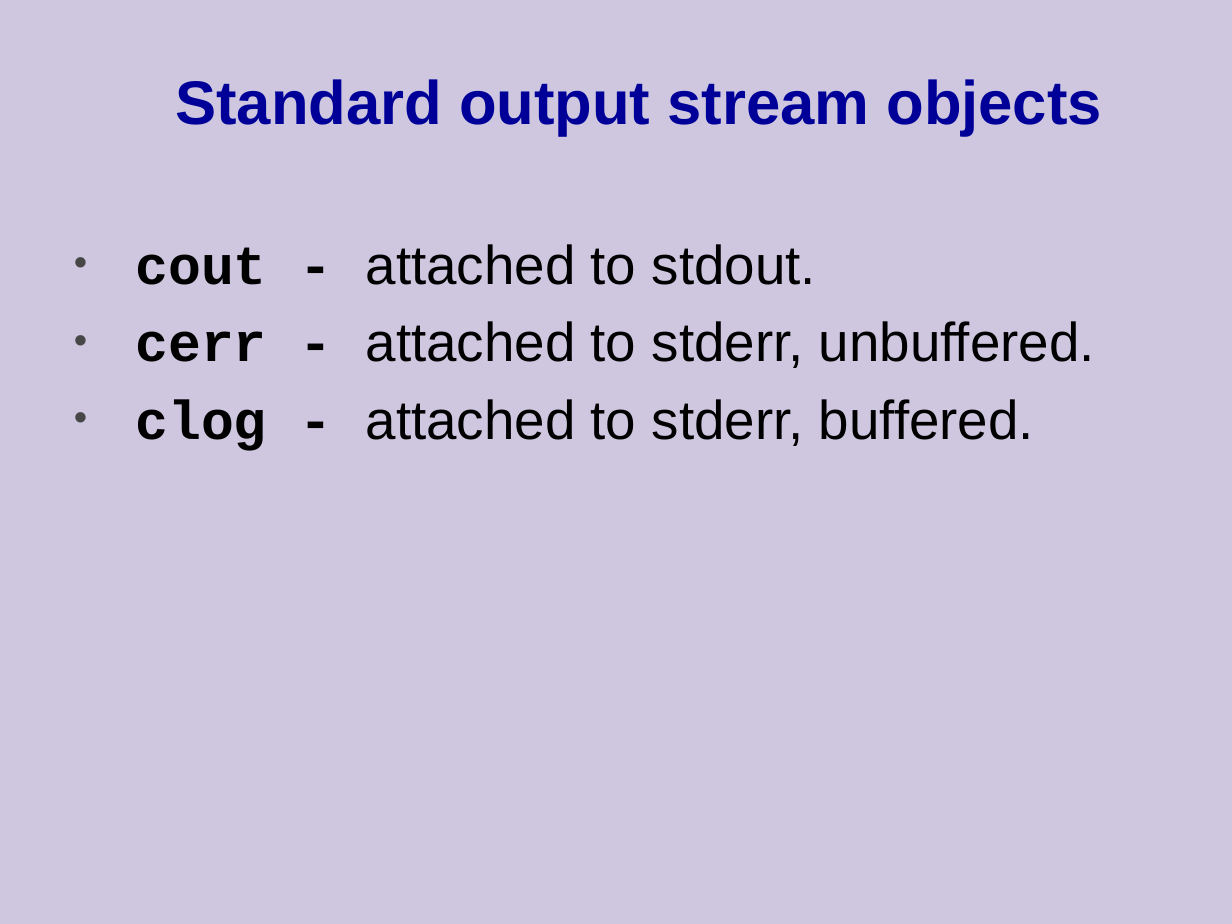
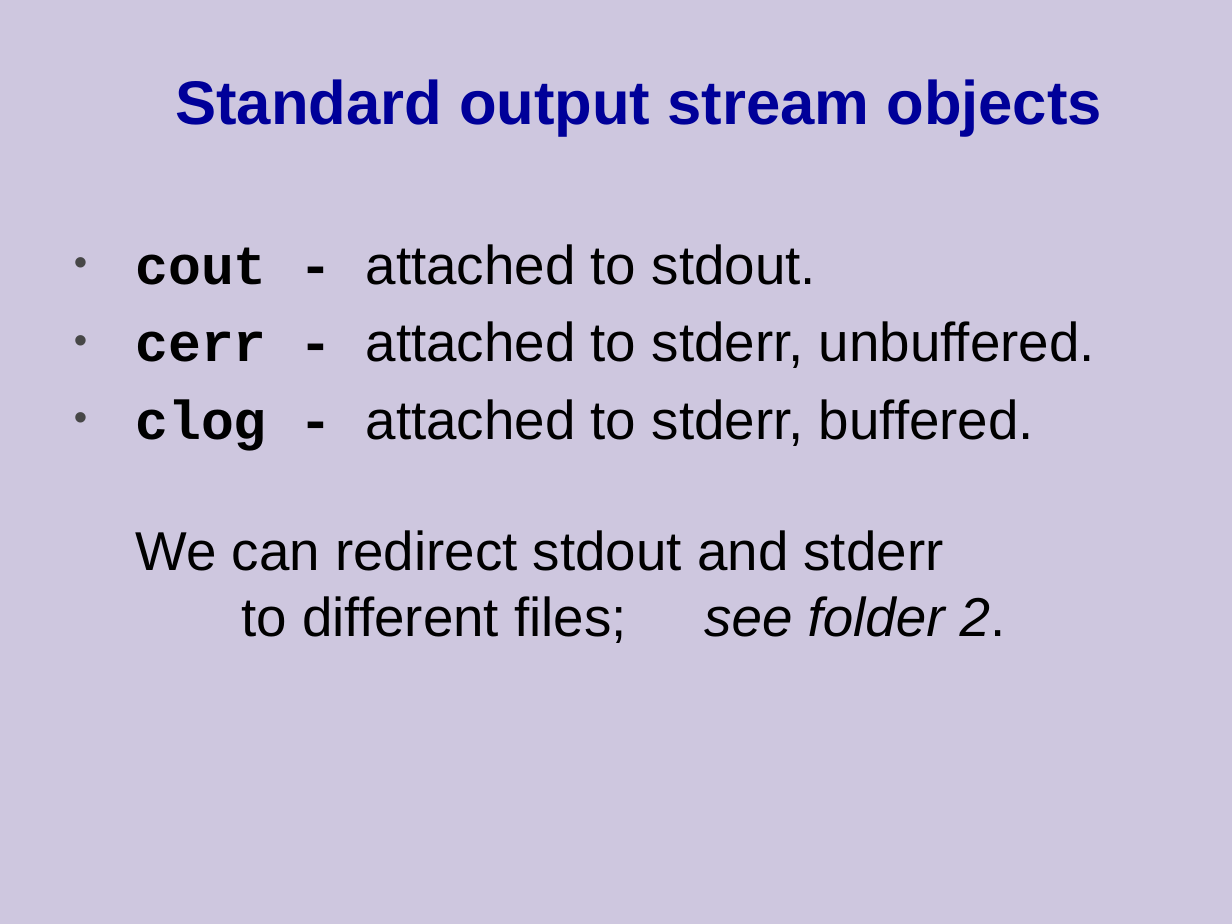
Before and after one commit to cpp-at-ariel/cpp-5779, a slide deck: slide 4 of 07-rtti/slides-iostreams.odp (slide 5 before the commit). Drawn at 1232x924 pixels with LibreOffice and Linux fonts; fonts in the diff are those of the drawing. Boxes give left, top, right and bottom in pixels: in the first picture for what was removed or moved away, otherwise in the second. Text is boxed around its words. In the diff, an @@ line names an element or a change of style, - is before the commit and + after.

```diff
--- a/07-rtti/slides-iostreams.odp
+++ b/07-rtti/slides-iostreams.odp
@@ text in free at bbox=[135, 399, 1034, 643]: text changed @@
-• clog - attached to stderr, buffered.
+• clog - attached to stderr, buffered.
+  We can redirect stdout and stderr
+  to different files; see folder 2.
```
Also in this commit, not shown: 3 other slides changed, 2 slides added, 3 slides removed, 6 other files.
